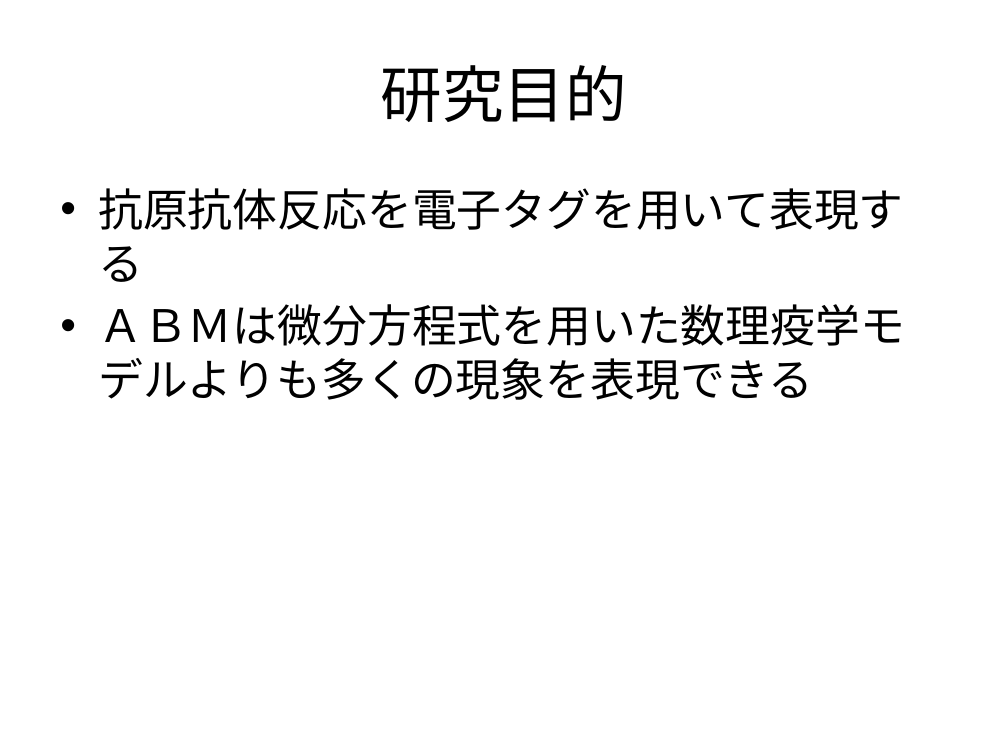
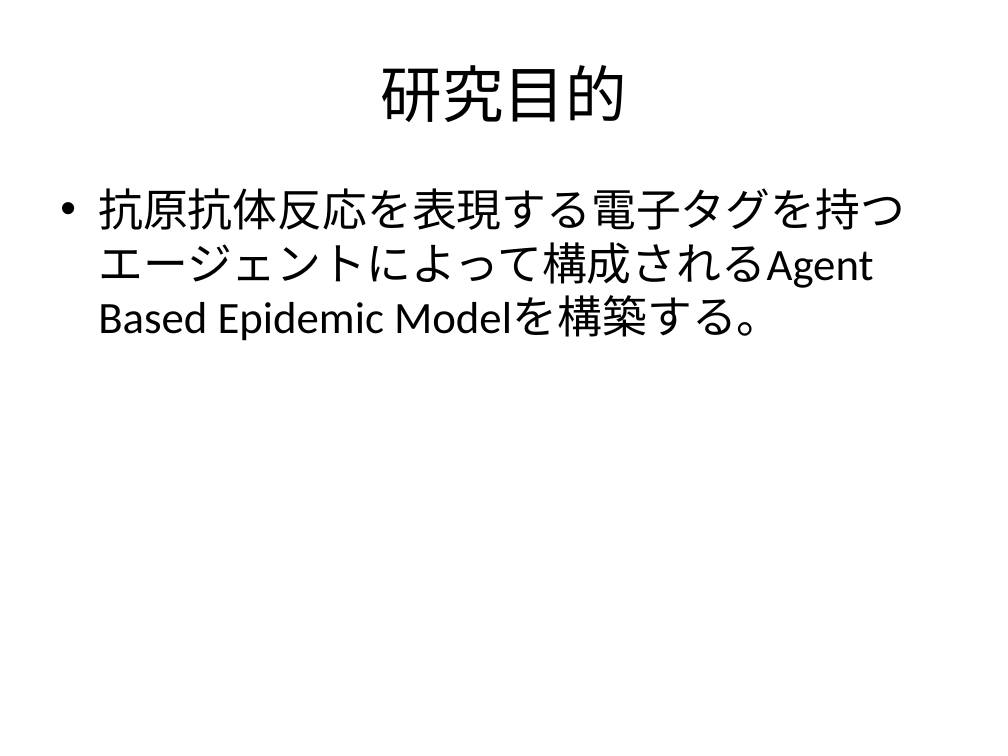
Before and after one commit to nkud/Research-BB, a slide deck: slide 2 of ppt/卒業研究.pptx. Drawn at 1008x756 pixels with LibreOffice and Linux fonts; fonts in the diff are those of the drawing. Boxes give left, top, right and bottom in pixels: in the first picture for what was removed or moved away, otherwise in the second. Text is boxed around its words. In the diff, an @@ line names an element or a change of style, - is before the commit and + after.

```diff
--- a/ppt/卒業研究.pptx
+++ b/ppt/卒業研究.pptx
@@ text at <box>98,188,905,341</box>: text changed @@
-• 抗原抗体反応を電子タグを用いて表現する
-• ＡＢＭは微分方程式を用いた数理疫学モデルよりも多くの現象を表現できる
+• 抗原抗体反応を表現する電子タグを持つエージェントによって構成されるAgent Based Epidemic Modelを構築する。
```
Also in this commit, not shown: 6 other slides changed, 1 slide added, 4 slides removed.
